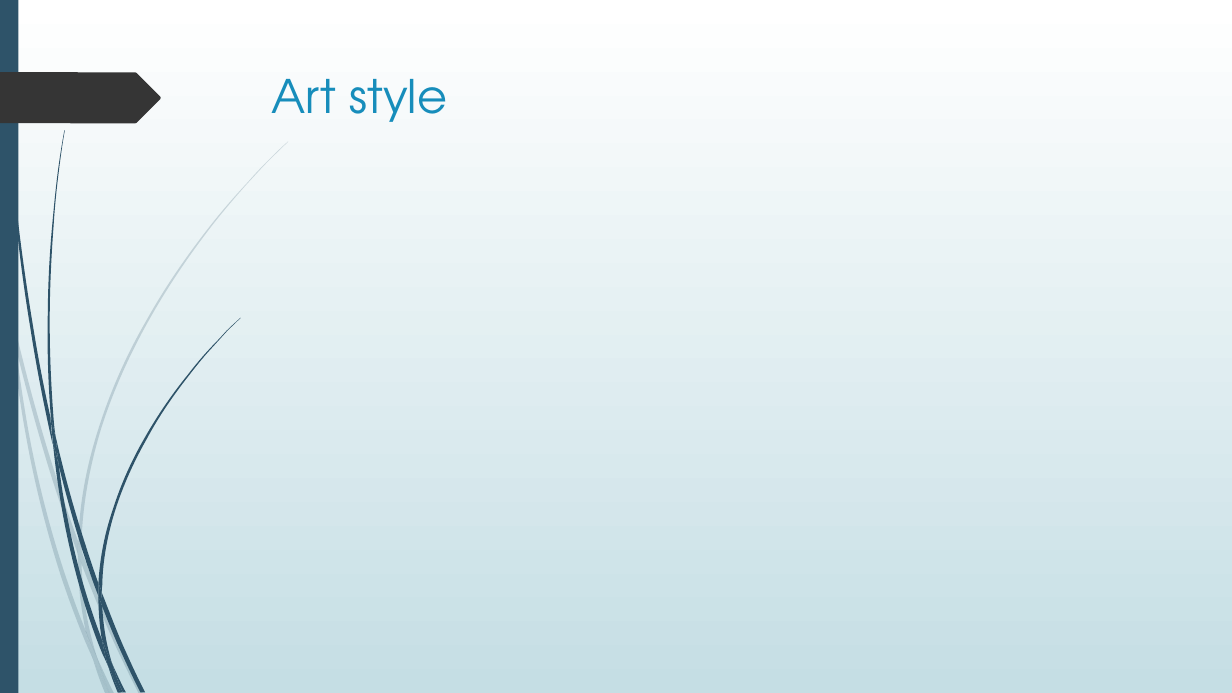
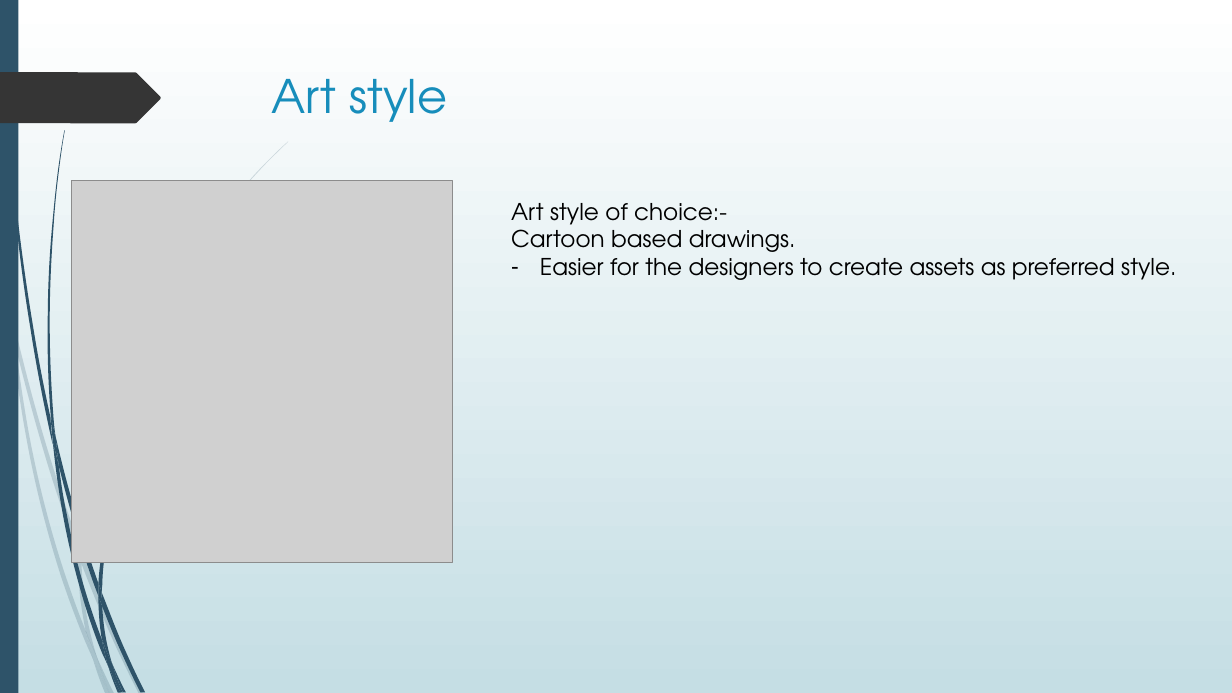
Before and after one commit to UoSGamesGroups/second-semester-s2-level-4-5-group-8, a slide deck: slide 5 of Presentations/First Presentation.pptx (slide 3 before the commit). Drawn at 1232x693 pixels with LibreOffice and Linux fonts; fonts in the diff are those of the drawing; grey boxes stand for pictures. Boxes give left, top, right and bottom in pixels: in the first picture for what was removed or moved away, otherwise in the second. Text is boxed around its words. In the diff, an @@ line names an element or a change of style, - is before the commit and + after.

```diff
--- a/Presentations/First Presentation.pptx
+++ b/Presentations/First Presentation.pptx
@@ picture added at (x1=71, y1=181, x2=453, y2=563) @@
@@ text added at (x1=511, y1=203, x2=1176, y2=280), 18 pt, text #000000 @@
+Art style of choice:-
+Cartoon based drawings.
+– Easier for the designers to create assets as preferred style.
```
Also in this commit, not shown: 1 other slide changed, 8 slides added, 3 slides removed, 1 other file.
